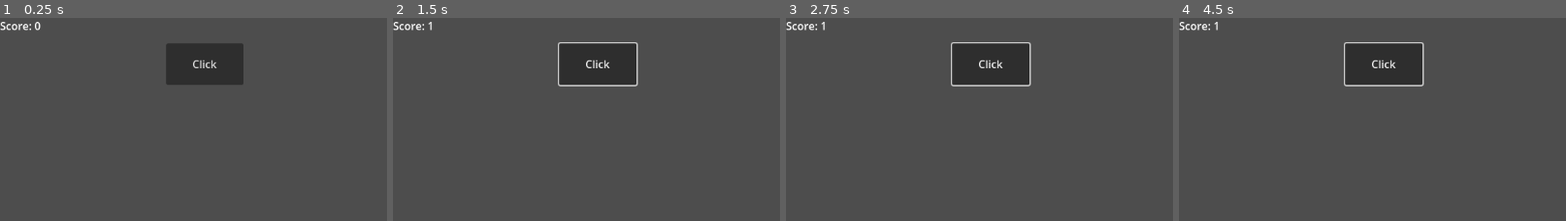
Above: before the commit, frames 1-4 (left to right).
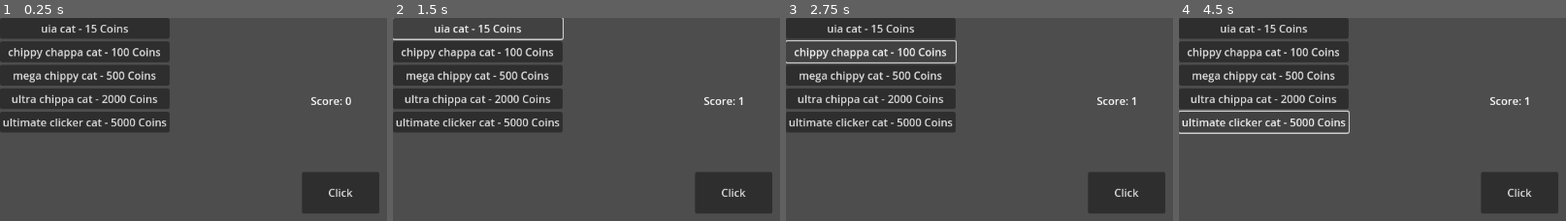
Above: after the commit, the same moments.

Repository: OresFCK/Kitty-Clicker
Game: Godot game, scene res://scenes/Main.tscn
Two runs of this game, one before a commit and one after it. Both use one fixed random seed, a clock stepped at 60 frames per second and the inputs below.
Inputs (mouse positions are in pixels of both pictures, inside the frame that each line leads up to):
- Up to frame 1 (0.25 s): no input
- Up to frame 2 (1.5 s): click "Click" at 0.5 s; click (478, 28) at 1.25 s, where only the run after the commit has a clickable "uia cat - 15 Coins"
- Up to frame 3 (2.75 s): click (871, 52) at 2 s, where only the run after the commit has a clickable "chippy chappa cat - 100 Coins"
- Up to frame 4 (4.5 s): click (1264, 74) at 2.75 s, where only the run after the commit has a clickable "mega chippy cat - 500 Coins"; click (1264, 99) at 3.5 s, where only the run after the commit has a clickable "ultra chippa cat - 2000 Coins"; click (1264, 121) at 4.25 s, where only the run after the commit has a clickable "ultimate clicker cat - 5000 C…"

The runs differ from the first frame. In frame 1, 28% of the frame differs, in the area x 0-98%, y 0-97%; in frame 2, 25%; in frame 3, 26%; in frame 4, 26%.

Commit message:
working on dynamicly generated buttons for buying upgrades

Diff:
--- /dev/null
+++ b/data/upgrades.gd
@@ -0,0 +1,12 @@
+extends Node
+
+var upgrades = [
+	{"id": 1, "name": "uia cat", "price": 15, "click_strength": 1},
+	{"id": 2, "name": "chippy chappa cat", "price": 100, "cps": 0.1},
+	{"id": 3, "name": "mega chippy cat", "price": 500, "cps": 0.5},
+	{"id": 4, "name": "ultra chippa cat", "price": 2000, "cps": 1.0},
+	{"id": 5, "name": "ultimate clicker cat", "price": 5000, "cps": 2.0}
+]
+
+func get_upgrades():
+	return upgrades
--- a/scenes/Main.tscn
+++ b/scenes/Main.tscn
@@ -1,22 +1,30 @@
-[gd_scene load_steps=3 format=3 uid="uid://q7v30pkhrgji"]
+[gd_scene load_steps=4 format=3 uid="uid://q7v30pkhrgji"]
 
+[ext_resource type="Script" path="res://scripts/upgrade_manager.gd" id="1_b7h7g"]
 [ext_resource type="Script" path="res://scripts/click_handler.gd" id="1_dbanm"]
 [ext_resource type="Script" path="res://UI/main_ui.gd" id="2_l2nie"]
 
 [node name="Node2D" type="Node2D"]
+script = ExtResource("1_b7h7g")
 
-[node name="Button" type="Button" parent="."]
-offset_left = 247.0
-offset_top = 38.0
-offset_right = 362.0
-offset_bottom = 100.0
+[node name="ClickerButton" type="Button" parent="."]
+offset_left = 449.0
+offset_top = 230.0
+offset_right = 564.0
+offset_bottom = 292.0
 text = "Click"
 script = ExtResource("1_dbanm")
 
-[node name="Label" type="Label" parent="."]
-offset_right = 94.0
-offset_bottom = 58.0
+[node name="ScoreLabel" type="Label" parent="."]
+offset_left = 462.0
+offset_top = 112.0
+offset_right = 556.0
+offset_bottom = 170.0
 text = "Score: 0"
 script = ExtResource("2_l2nie")
 
-[connection signal="pressed" from="Button" to="Button" method="_on_pressed"]
+[node name="VBoxContainer" type="VBoxContainer" parent="."]
+offset_right = 40.0
+offset_bottom = 40.0
+
+[connection signal="pressed" from="ClickerButton" to="ClickerButton" method="_on_pressed"]
--- a/scripts/click_handler.gd
+++ b/scripts/click_handler.gd
@@ -1,6 +1,6 @@
 extends Node
 
-@onready var label = get_node("../Label")
+@onready var label = get_node("../ScoreLabel")
 
 func _on_pressed() -> void:
 	Main.points += Main.click_strength
--- a/scripts/main.gd
+++ b/scripts/main.gd
@@ -3,7 +3,7 @@
 var points = 0
 var click_strength = 1
 var save_path = "user://savegame.save"
-@onready var label = get_node("/root/Node2D/Label")
+@onready var label = get_node("/root/Node2D/ScoreLabel")
 
 func _ready():
 	load_game()
--- a/scripts/upgrade_manager.gd
+++ b/scripts/upgrade_manager.gd
@@ -1,11 +1,27 @@
 extends Node
 
+@onready var button_container = $VBoxContainer
+var upgrades = []
 
-# Called when the node enters the scene tree for the first time.
-func _ready() -> void:
-	pass # Replace with function body.
+func _ready():
+	load_upgrades()
+	generate_upgrade_buttons()
 
+func load_upgrades():
+	var upgrade_data = load("res://data/upgrades.gd").new()
+	upgrades = upgrade_data.get_upgrades()
 
-# Called every frame. 'delta' is the elapsed time since the previous frame.
-func _process(delta: float) -> void:
-	pass
+func generate_upgrade_buttons():
+	for upgrade in upgrades:
+		var button = Button.new()
+		button.text = upgrade["name"] + " - " + str(upgrade["price"]) + " Coins"
+
+		# Use Callable to pass arguments to the connected method
+		button.connect("pressed", Callable(self, "_on_upgrade_button_pressed").bind(upgrade))
+
+		button_container.add_child(button)
+
+# Function to handle the button press
+func _on_upgrade_button_pressed(upgrade):
+	print("Upgrade clicked: " + upgrade["name"])
+	# Add your logic to handle the upgrade here, e.g., apply the upgrade, deduct coins, etc.
Empty file added: data/upgrades.json
